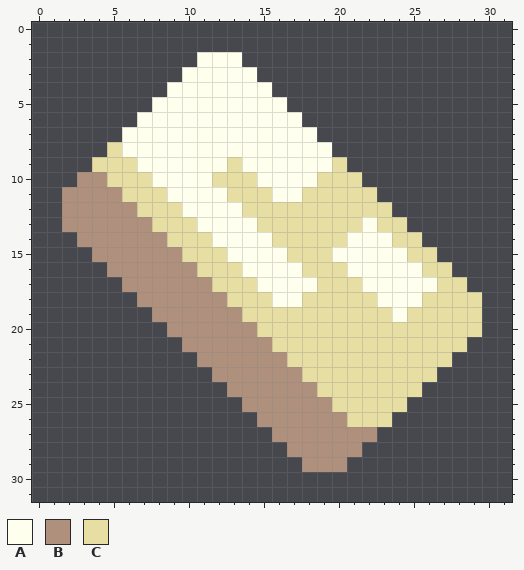
Pixel-art sprite -- assets/sprites/items/nickel.png. Above is the file before it was changed.
The file is 32x32 pixels.
Palette (. is transparent): A #ffffee  B #ae907c  C #e7dea4
Pixels before, first column x 2:
 2 .........AAA................
 3 ........AAAAA...............
 4 .......AAAAAAA..............
 5 ......AAAAAAAAA.............
 6 .....AAAAAAAAAAA............
 7 ....AAAAAAAAAAAAA...........
 8 ...CAAAAAAAAAAAAAA..........
 9 ..CCCAAAAAACAAAAAAC.........
10 .BBCCCAAAACCCAAAACCC........
11 BBBBCCCAAAACCCAACCCCC.......
12 BBBBBCCCAAAACCCCCCCCCC......
13 BBBBBBCCCAAAACCCCCCCACC.....
14 .BBBBBBCCCAAAACCCCCAAACC....
15 ..BBBBBBCCCAAAACCCAAAAACC...
16 ...BBBBBBCCCAAAACCCAAAAACC..
17 ....BBBBBBCCCAAAACCCAAAAACC.
18 .....BBBBBBCCCAACCCCCAAACCCC
19 ......BBBBBBCCCCCCCCCCACCCCC
20 .......BBBBBBCCCCCCCCCCCCCCC
21 ........BBBBBBCCCCCCCCCCCCC.
22 .........BBBBBBCCCCCCCCCCC..
23 ..........BBBBBBCCCCCCCCC...
24 ...........BBBBBBCCCCCCC....
25 ............BBBBBBCCCCC.....
26 .............BBBBBBCCC......
27 ..............BBBBBBB.......
28 ...............BBBBB........
29 ................BBB.........
New version:
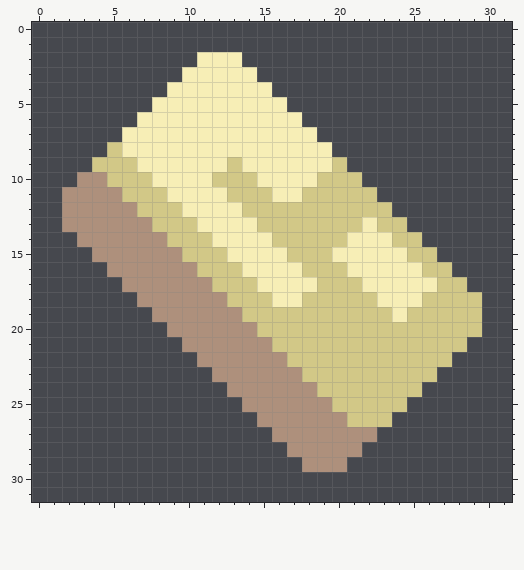
Changes in this commit:
Colour A changes from #ffffee to #f7eeb6.
Colour C changes from #e7dea4 to #d2c887.
Pixel boxes of the changes (left, top, right, bottom) in both pictures:
changed: (92, 52, 482, 427)
